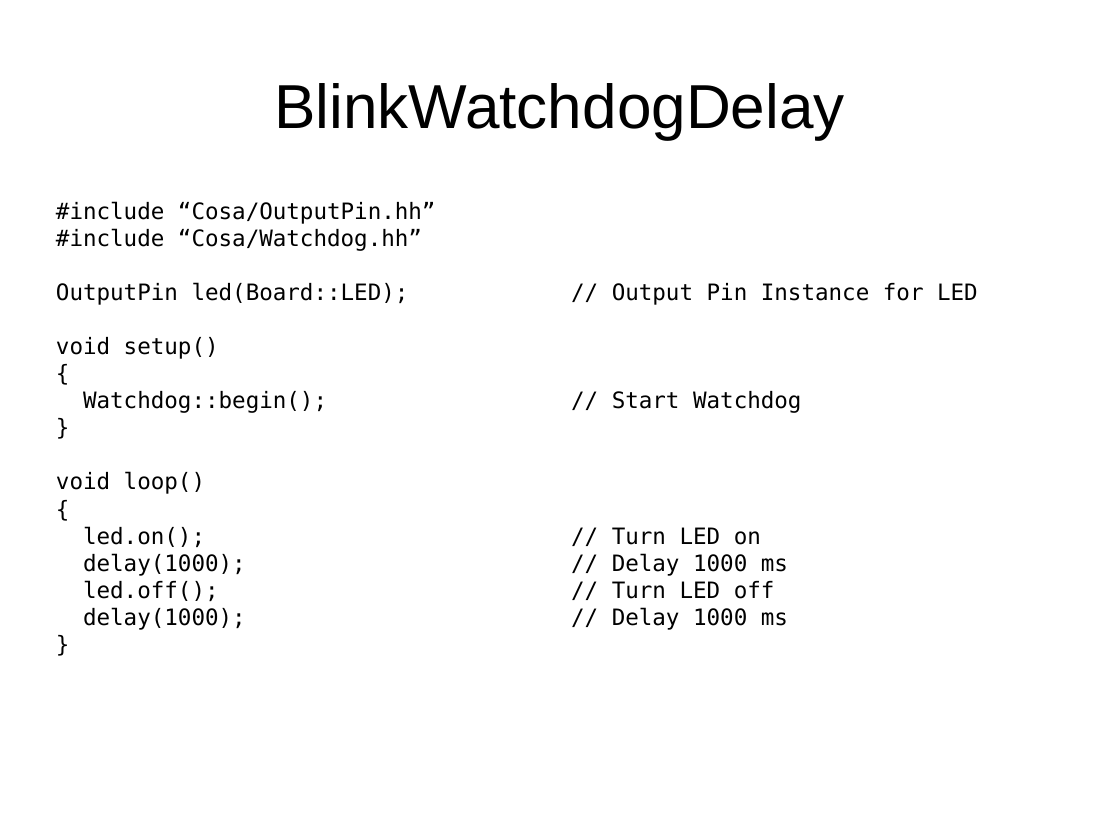
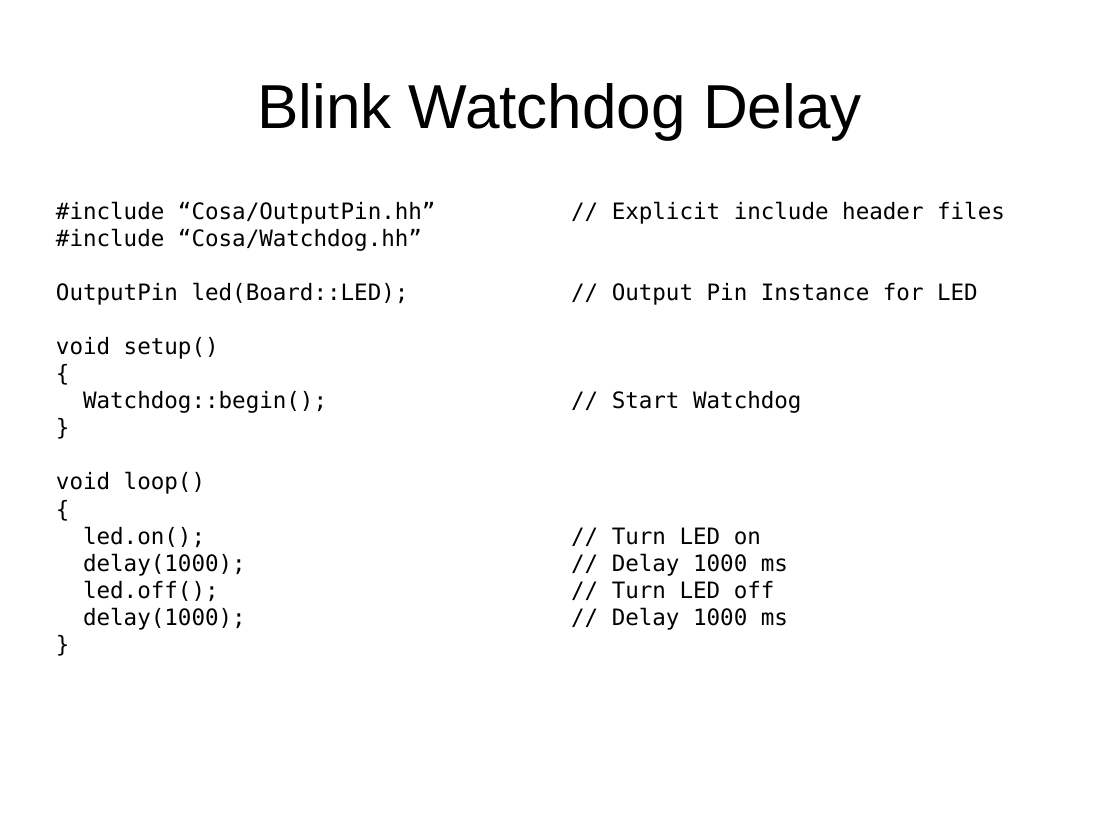
Before and after one commit to mikaelpatel/Cosa-Dolce, a slide deck: slide 13 of Lessons/00.Arduino-examples/01.Basics/Basics.odp (slide 11 before the commit). Drawn at 1120x840 pixels with LibreOffice and Linux fonts; fonts in the diff are those of the drawing. Boxes give left, top, right and bottom in pixels: in the first picture for what was removed or moved away, otherwise in the second. Text is boxed around its words. In the diff, an @@ line names an element or a change of style, - is before the commit and + after.

```diff
--- a/Lessons/00.Arduino-examples/01.Basics/Basics.odp
+++ b/Lessons/00.Arduino-examples/01.Basics/Basics.odp
@@ title at [257, 83, 862, 139]: spaces changed @@
-BlinkWatchdogDelay
+Blink Watchdog Delay
@@ text at [56, 201, 1005, 251]: text changed @@
-#include “Cosa/OutputPin.hh”
+#include “Cosa/OutputPin.hh” // Explicit include header files
```
Also in this commit, not shown: 10 other slides changed, 9 slides added, 3 slides removed, 7 other files.
